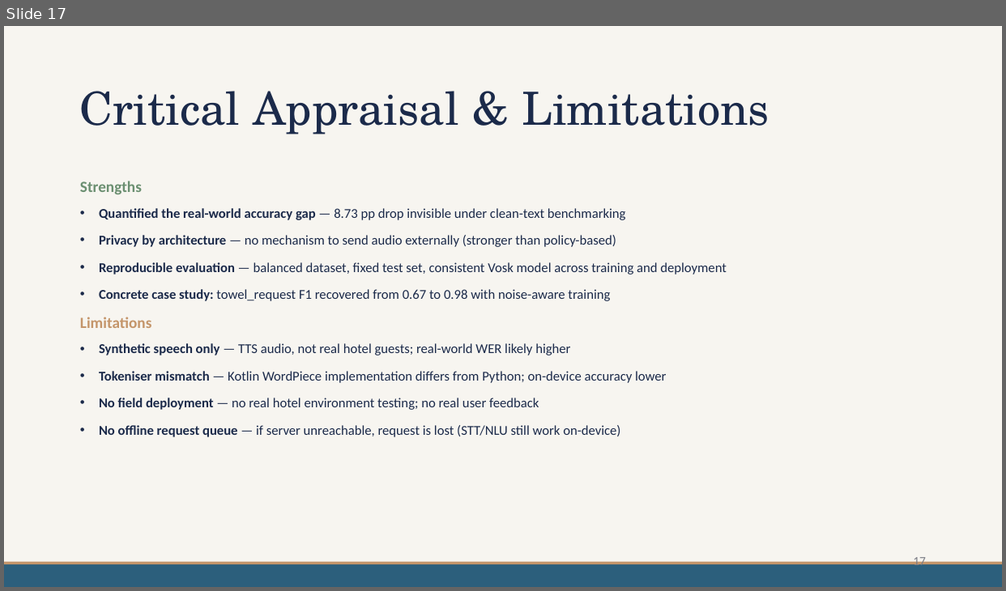
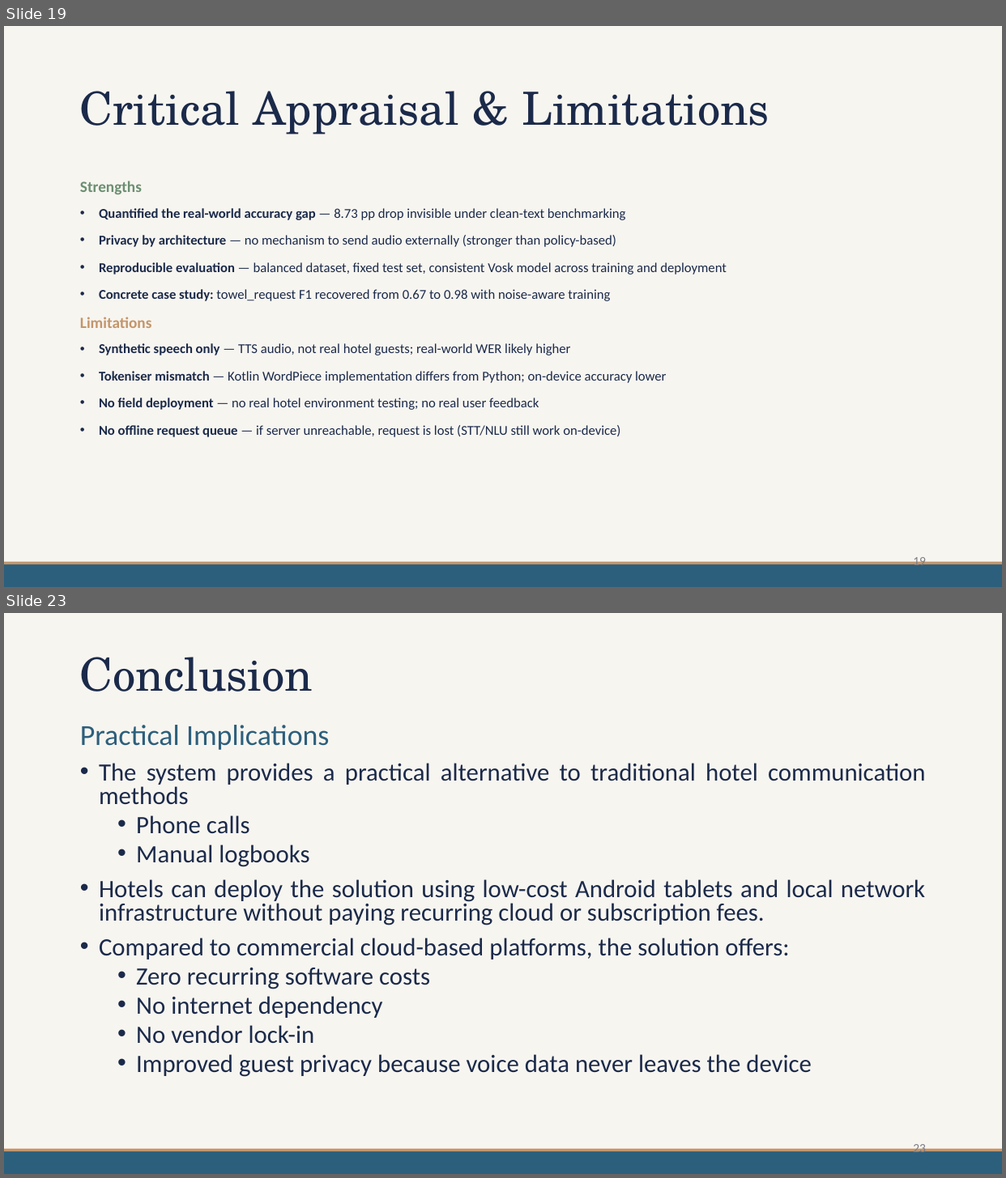
Before and after one commit to mdpw/msc-research, a slide deck: documents/Viva Presentation.pptx. Shown one above the other, each under a label of ours: slide 17 before the commit, slides 19 and 23 after it; the slides between them are not shown. The pictures are 1006x591 and 1006x1178 pixels, drawn with LibreOffice and Linux fonts; fonts in the diff are those of the drawing. Boxes give left, top, right and bottom in pixels: in the first picture for what was removed or moved away, otherwise in the second. Text is boxed around its words. In the diff, an @@ line names an element or a change of style, - is before the commit and + after.

```diff
--- a/documents/Viva Presentation.pptx
+++ b/documents/Viva Presentation.pptx
@@ slide 23 added at [4, 613, 1002, 1174], background #F7F5F0; not listed: 2 template elements that a slide beside it also shows @@
@@ title added at [80, 657, 313, 692], 44 pt, text #1B2A4A @@
+Conclusion
@@ text added at [80, 725, 925, 1077], 24 pt, text #1B2A4A @@
+Practical Implications
+• The system provides a practical alternative to traditional hotel communication methods
+  • Phone calls
+  • Manual logbooks
+• Hotels can deploy the solution using low-cost Android tablets and local network infrastructure without paying recurring cloud or subscription fees.
+• Compared to commercial cloud-based platforms, the solution offers:
+  • Zero recurring software costs
+  • No internet dependency
+  • No vendor lock-in
+  • Improved guest privacy because voice data never leaves the device
@@ page number added at [913, 1142, 926, 1157], 12 pt, text #7A7D86 @@
+23
@@ what was slide 17 is now slide 19 @@
@@ page number at [913, 555, 926, 570]: text changed @@
-17
+19
```
Also in this commit, not shown: 4 slides changed, 7 other slides added, 2 slides removed.
